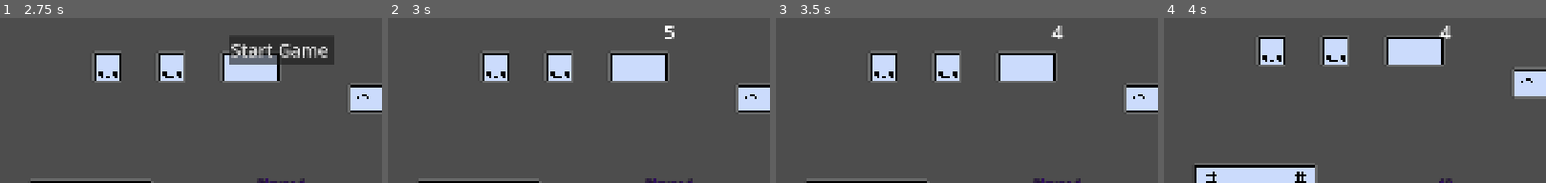
Above: before the commit, frames 1-4 (left to right).
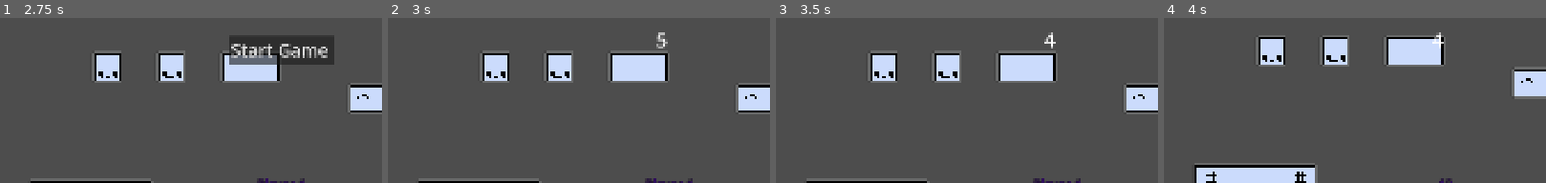
Above: after the commit, the same moments.

Repository: Mrneptune11/Unlimited-Games-Jam
Game: Godot game, scene res://Main/Lobby/Lobby.tscn
Same seed, same stepped clock (60 frames per second), same inputs: the game is played once before the commit and once after it.
Inputs (mouse positions are % of the whole screen's width and height, from its top left):
- Up to frame 1 (2.75 s): click (52, 65) at 0.52 s; type "12" at 0.6 s; click "Host" at 1.25 s; click (50, 63) at 2.02 s; type "12" at 2.1 s
- Up to frame 2 (3 s): click "Start Game" at 2.75 s
- Up to frame 3 (3.5 s): no input
- Up to frame 4 (4 s): click "Submit" at 3.5 s
The pictures show only the part of the screen within x 13-63%, y 5-55%; the shares and areas given below are measured in that part.

Frame 1 is identical in both runs. In frame 2, 0.3% of the frame differs, in the area x 70-75%, y 4-19%; in frame 3, 0.3%; in frame 4, 0.3%.

Commit message:
owe money exists

Diff:
--- a/Data/events.json
+++ b/Data/events.json
@@ -26,6 +26,11 @@
 
 	{
 		"id" : "os_check",
-		"weight" : 100,
+		"weight" : 1,
+	},
+
+	{
+		"id" : "owe_money",
+		"weight" : 1,
 	},
 ]
--- a/Main/Lobby/Lobby.tscn
+++ b/Main/Lobby/Lobby.tscn
@@ -112,9 +112,9 @@
 anchors_preset = 5
 anchor_left = 0.5
 anchor_right = 0.5
-offset_left = -400.0
+offset_left = -600.0
 offset_top = 20.0
-offset_right = 400.0
+offset_right = 600.0
 offset_bottom = 140.0
 grow_horizontal = 2
 theme_override_font_sizes/normal_font_size = 24
@@ -124,10 +124,10 @@
 
 [node name="Timer" type="RichTextLabel" parent="UI/EventTerminal" unique_id=479230774]
 layout_mode = 0
-offset_left = 360.0
-offset_top = 30.0
-offset_right = 440.0
-offset_bottom = 110.0
+offset_left = 540.0
+offset_top = 50.0
+offset_right = 620.0
+offset_bottom = 130.0
 theme_override_font_sizes/normal_font_size = 50
 horizontal_alignment = 1
 vertical_alignment = 1
--- a/Main/Managers/EventManager.gd
+++ b/Main/Managers/EventManager.gd
@@ -67,6 +67,8 @@
 			event_call = color_change.bind(lobby)
 		"os_check":
 			event_call = os_check.bind(lobby)
+		"owe_money":
+			event_call = owe_money.bind(lobby)
 		_:
 			event_call = func(): return "ERROR: Event " + event_id + " not found."
 
@@ -109,8 +111,8 @@
 
 	end_event_by_timer(3)
 
-	return lobby.get_player_color_string(subject) + "'s color has been changed to " + "[color=" + str(new_color) + "]" + \
-	new_color + "[/color]."
+	return lobby.get_player_color_string(subject, subject.player_name + "'s") + " color has been changed to " + \
+	"[color=" + str(new_color) + "]" + new_color + "[/color]."
 
 
 func os_check(lobby:Lobby)->String:
@@ -128,6 +130,21 @@
 
 	return "Anyone running " + os_dict[os] + " explodes for being wrong."
 
+func owe_money(lobby:Lobby)->String:
+	var dup_contestants:Array[int] = lobby.contestants
+	var owe_con:int = dup_contestants.pick_random()
+	dup_contestants.erase(owe_con)
+	var ded_con:int = dup_contestants.pick_random()
+
+	var ded_subject:Player = lobby.get_player(ded_con)
+	var owe_subject:Player = lobby.get_player(owe_con)
+	ded_subject.explode.rpc_id(ded_con)
+
+	end_event_by_timer(4)
+
+	return lobby.get_player_color_string(owe_subject) + " owes " + lobby.get_player_color_string(ded_subject) + \
+	 " $2 in real life for exploding them with their mind."
+
 #-------------------------------------------------------------------------------
 
 #Event helpers
